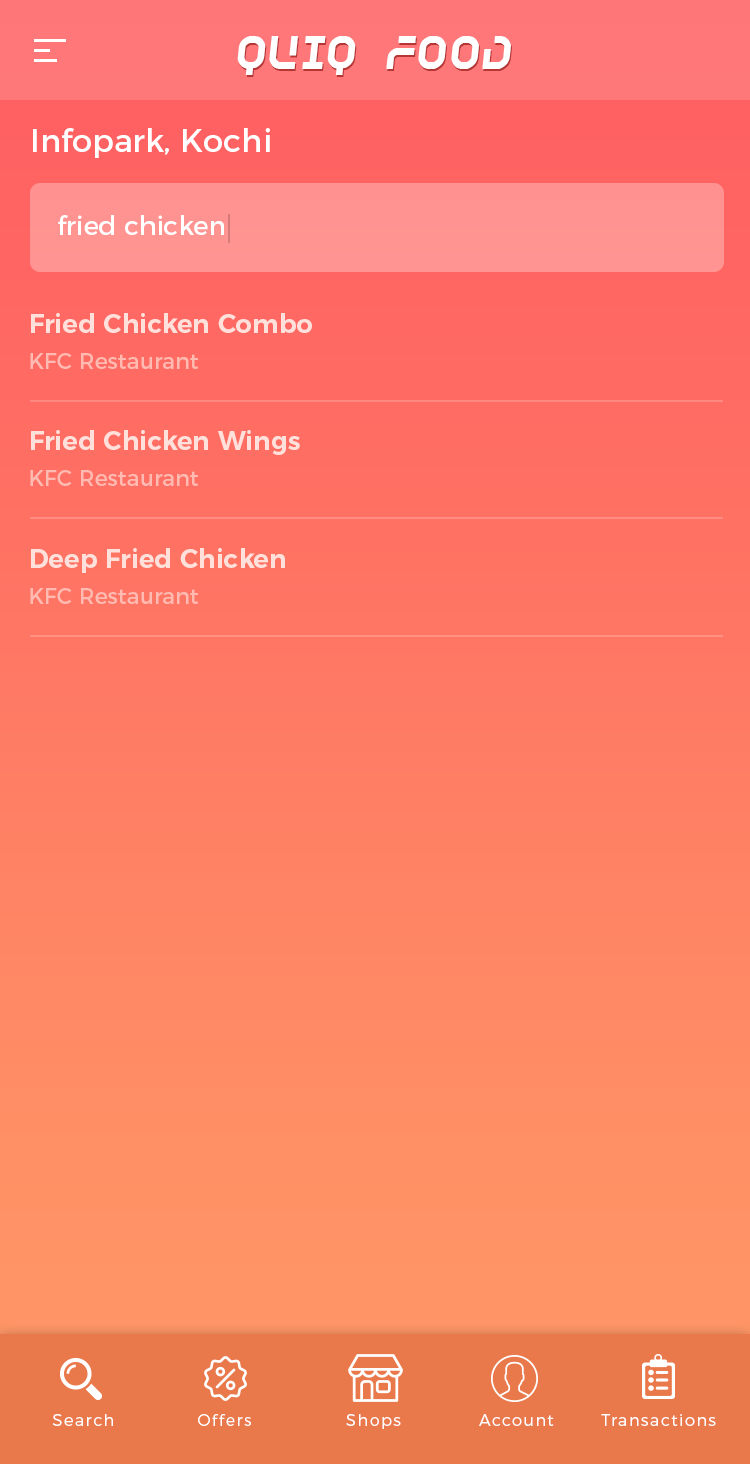
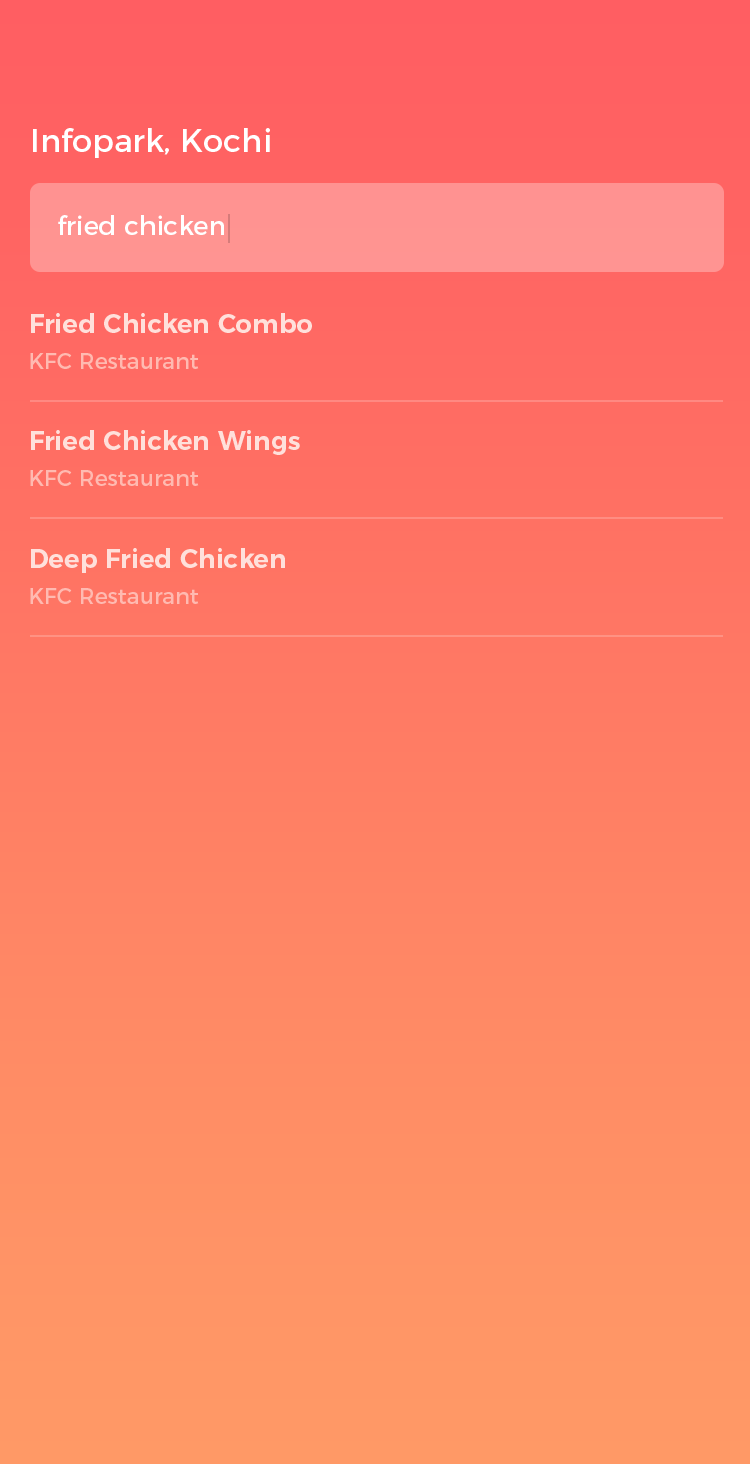
The second w=750, h=1464 image is a revision of the first. Changes to its layers:
removed layer "Menu" over [0, 0, 750, 1464]
painted on "Color Fill 1", unmasked it over [58, 215, 224, 235]
